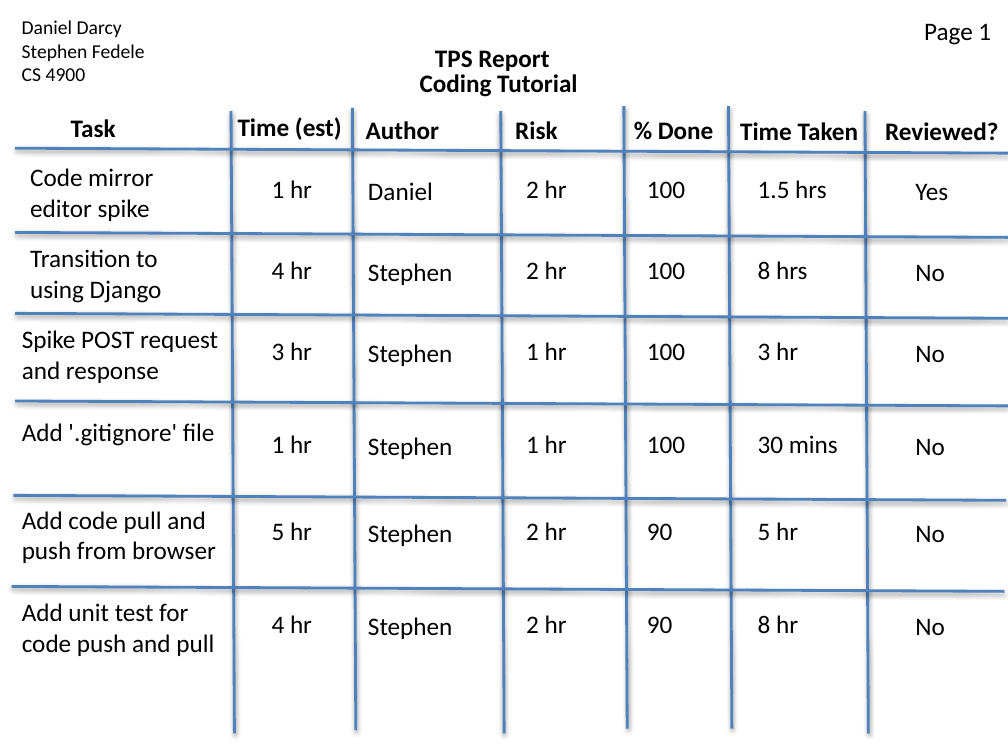
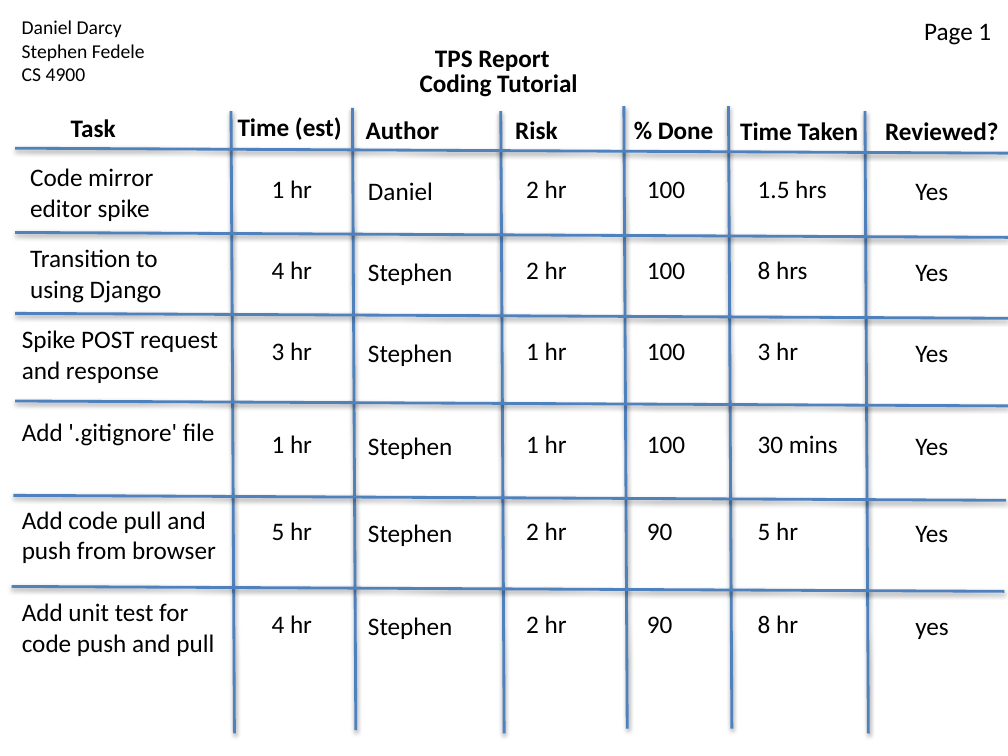
Before and after one commit to strangeprogrammer/CodeTutorials, a slide deck: slide 2 of TPS_Stories.pptx. Drawn at 1008x756 pixels with LibreOffice and Linux fonts; fonts in the diff are those of the drawing. Boxes give left, top, right and bottom in pixels: in the first picture for what was removed or moved away, otherwise in the second. Text is boxed around its words. In the diff, an @@ line names an element or a change of style, - is before the commit and + after.

Commit message:
Peer reviewed Stephens code and updated TPS reports.

```diff
--- a/TPS_Stories.pptx
+++ b/TPS_Stories.pptx
@@ text at bbox=[915, 264, 948, 281]: text changed @@
-No
+Yes
@@ text at bbox=[915, 345, 948, 362]: text changed @@
-No
+Yes
@@ text at bbox=[915, 438, 948, 455]: text changed @@
-No
+Yes
@@ text at bbox=[915, 525, 948, 542]: text changed @@
-No
+Yes
@@ text at bbox=[915, 622, 948, 639]: text changed @@
-No
+yes
```
